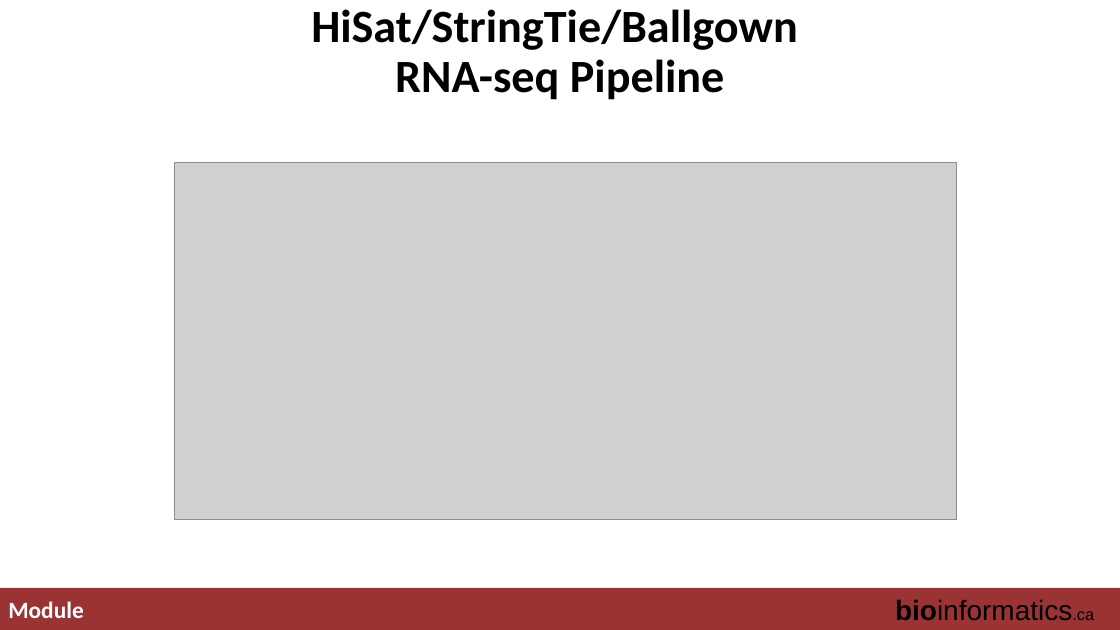
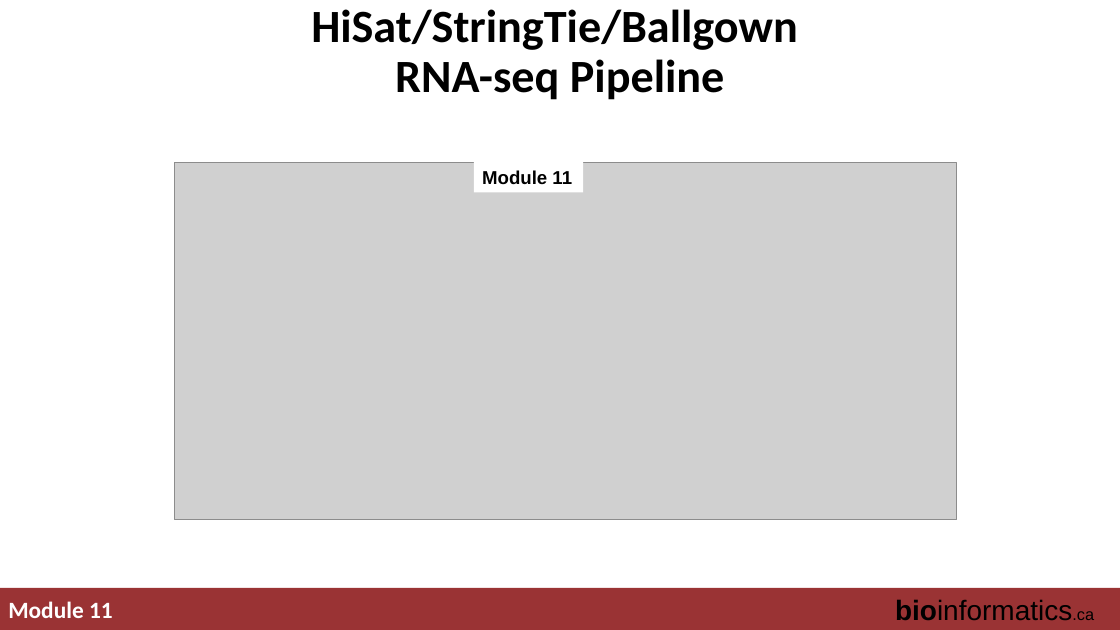
Before and after one commit to griffithlab/rnabio.org, a slide deck: slide 13 of assets/lectures/cbw-cshl/2019/full/RNASeq_Module5_Lecture.pptx (slide 14 before the commit). Drawn at 1120x630 pixels with LibreOffice and Linux fonts; fonts in the diff are those of the drawing; grey boxes stand for pictures. Boxes give left, top, right and bottom in pixels: in the first picture for what was removed or moved away, otherwise in the second. Text is boxed around its words. In the diff, an @@ line names an element or a change of style, - is before the commit and + after.

Commit message:
update module numbers

```diff
--- a/assets/lectures/cbw-cshl/2019/full/RNASeq_Module5_Lecture.pptx
+++ b/assets/lectures/cbw-cshl/2019/full/RNASeq_Module5_Lecture.pptx
@@ rectangle added at [474, 161, 583, 192], fill #FFFFFF, 16 pt, text #000000, bold @@
+Module 11
@@ text at [8, 601, 113, 618]: text changed @@
-Module
+Module 11
```
Also in this commit, not shown: 13 other slides changed, 1 slide removed, 4 other files.
